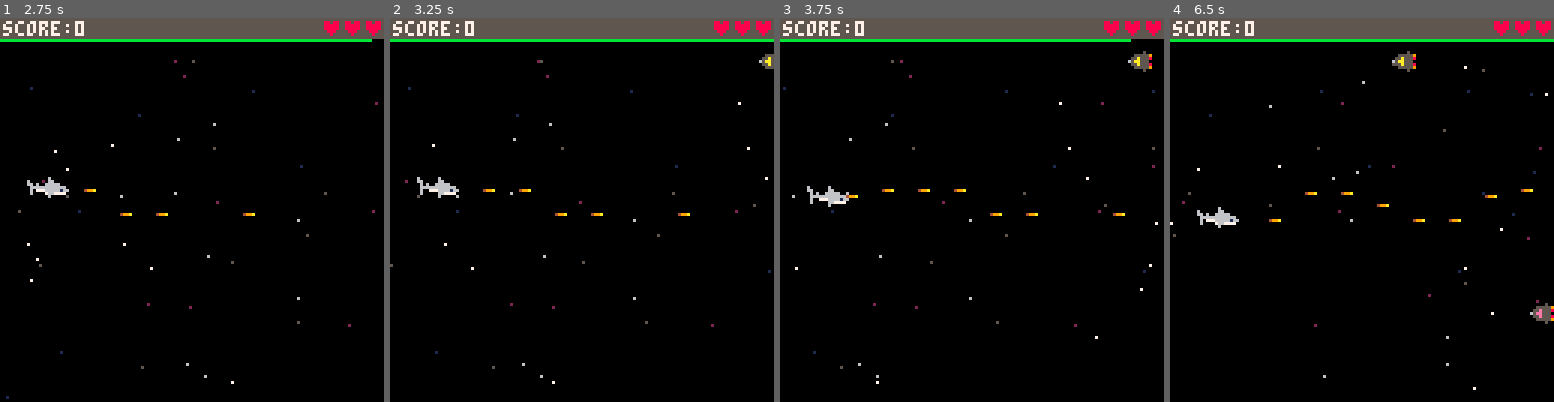
Above: before the commit, frames 1-4 (left to right).
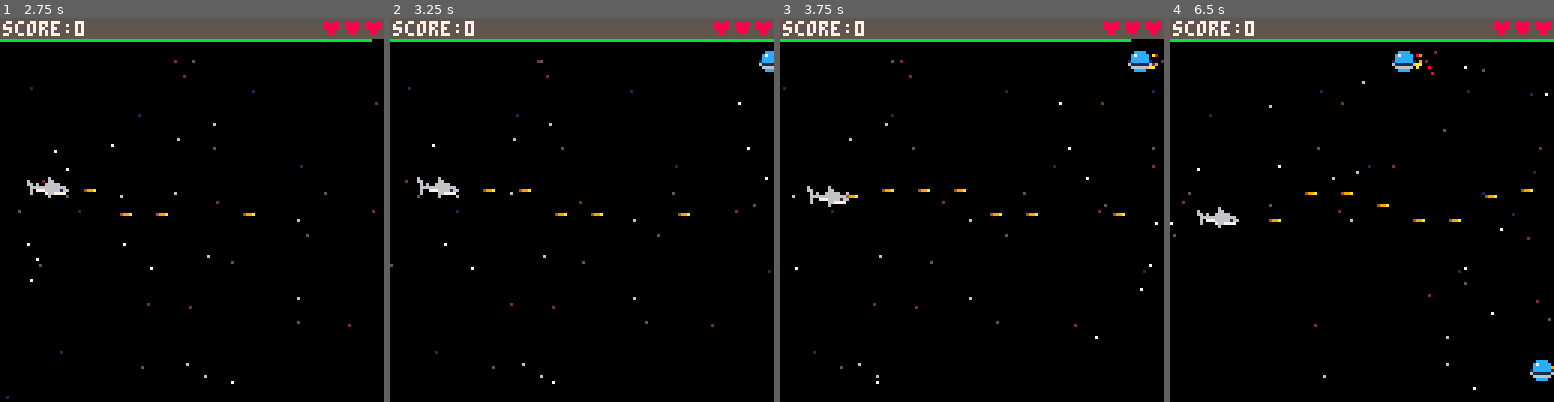
Above: after the commit, the same moments.

Repository: a2/shark-wars
Game: PICO-8 cartridge shark.p8
Same seed, same stepped clock (60 frames per second), same inputs: the game is played once before the commit and once after it.
Inputs:
- Up to frame 1 (2.75 s): tap X (X key) at 0.33, 1.07, 1.85 s; tap O (Z key) at 0.7, 1.7, 2.1, 2.5 s; hold Up 2.15-2.42 s
- Up to frame 2 (3.25 s): tap O (Z key) at 2.9 s; tap X (X key) at 2.97 s
- Up to frame 3 (3.75 s): tap O (Z key) at 3.3, 3.7 s; hold Down from 3.63 s (still down)
- Up to frame 4 (6.5 s): release Down at 3.97 s; tap X (X key) at 4.08, 5.2, 6.32 s; tap O (Z key) every 0.4 s from 4.1 to 6.1 s; hold Up 4.73-5.03 s; hold Down 5.73-6.03 s

Frame 1 is identical in both runs. In frame 2, 0.2% of the frame differs, in the area x 96-100%, y 8-15%; in frame 3, 0.3%; in frame 4, 0.8%, in the area x 57-100%, y 8-95%.

Commit message:
Make enemies into UFO-like ships with sparky fire

Diff:
--- a/shark.p8
+++ b/shark.p8
@@ -382,14 +382,29 @@
   })
 end
 
-function make_enemy(x,y,c)
+function make_enemy(x,y)
   make_game_object("enemy",x,y,0,{
     width=8,
     height=8,
     damage=0,
     max_damage=5,
-    color=c,
+    fire={},
     update=function(self)
+      --add "flame"
+      add(self.fire,{x=self.x+7,y=self.y+4})
+      local i
+      for i=1,#self.fire do
+        --spray
+        local fire=self.fire[i]
+        fire.x+=rndb(-1,1)
+        fire.y+=rndb(-1,1)
+      end
+      --prune
+      if #self.fire>10 then
+        del(self.fire,self.fire[1])
+      end
+
+      --move to the left
       self.x-=0.5
 
       foreach_game_object_named("laser",function(obj)
@@ -405,9 +420,14 @@
       end
     end,
     draw=function(self)
-      pal(14,self.color)
+      local colors,i={10,9,8,2}
+      for i=1,#self.fire do
+        local fire=self.fire[i]
+        local c=colors[flr(4*(1-i/#self.fire))+1]
+        pset(fire.x,fire.y,c)
+      end
+
       spr(1,self.x,self.y)
-      pal()
     end
   })
 end
@@ -420,8 +440,7 @@
       local now=time()
       local duration=now-self.last_spawn
       if duration>3 then
-        local colors={10,11,12,14,15}
-        make_enemy(128,rndb(mode.min_y,mode.max_y-11),colors[rndb(1,#colors)])
+        make_enemy(128,rndb(mode.min_y,mode.max_y-11))
         self.last_spawn=now
       end
     end
@@ -478,13 +497,13 @@
   end)
 end
 __gfx__
-000055e000000500499a000000000000000000000000000000000000000000000000000000000000000000000000000000000000000000000000000000000000
-00056000005555590000000000000000000000000000000000000000000000000000000000000000000000000000000000000000000000000000000000000000
-60066600055e55580000000000000000000000000000000000000000000000000000000000000000000000000000000000000000000000000000000000000000
-6666666665ee55500000000000000000000000000000000000000000000000000000000000000000000000000000000000000000000000000000000000000000
-66666166055e55580000000000000000000000000000000000000000000000000000000000000000000000000000000000000000000000000000000000000000
-60766770005555590000000000000000000000000000000000000000000000000000000000000000000000000000000000000000000000000000000000000000
-00060000000005000000000000000000000000000000000000000000000000000000000000000000000000000000000000000000000000000000000000000000
+000055e000cccc00499a000000000000000000000000000000000000000000000000000000000000000000000000000000000000000000000000000000000000
+000560000c7cccc00000000000000000000000000000000000000000000000000000000000000000000000000000000000000000000000000000000000000000
+600666000cccccc00000000000000000000000000000000000000000000000000000000000000000000000000000000000000000000000000000000000000000
+666666661cccccc10000000000000000000000000000000000000000000000000000000000000000000000000000000000000000000000000000000000000000
+66666166611111160000000000000000000000000000000000000000000000000000000000000000000000000000000000000000000000000000000000000000
+60766770066666600000000000000000000000000000000000000000000000000000000000000000000000000000000000000000000000000000000000000000
+0006000000cccc000000000000000000000000000000000000000000000000000000000000000000000000000000000000000000000000000000000000000000
 00000000000000000000000000000000000000000000000000000000000000000000000000000000000000000000000000000000000000000000000000000000
 00000000000000000000000000000000000000000000000000000000000000000000000000000000000000000000000000000000000000000000000000000000
 00000006000000000000000600000000000000060000000000000000600000000660000060000000060000006000000000000000600000000000000600000000
